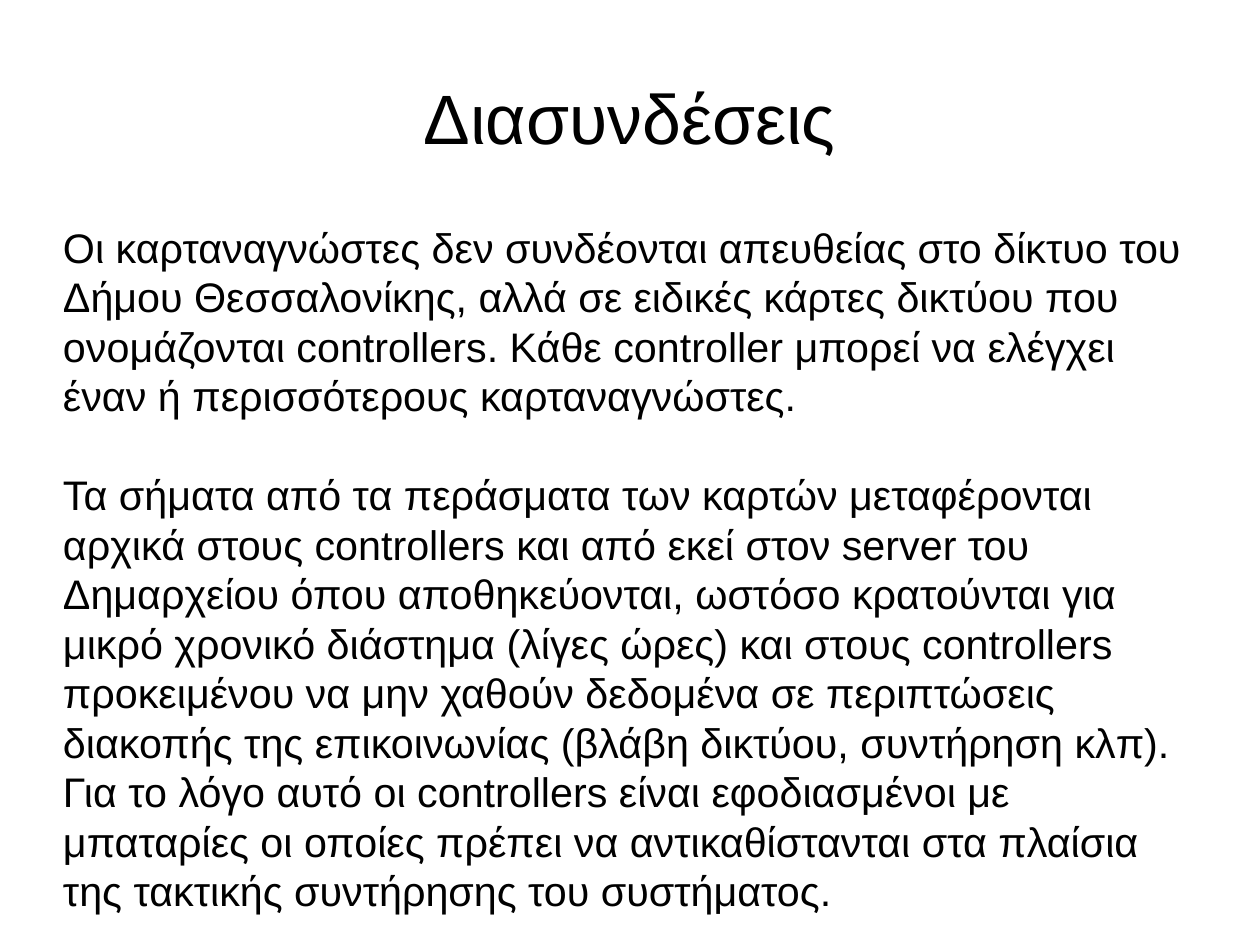
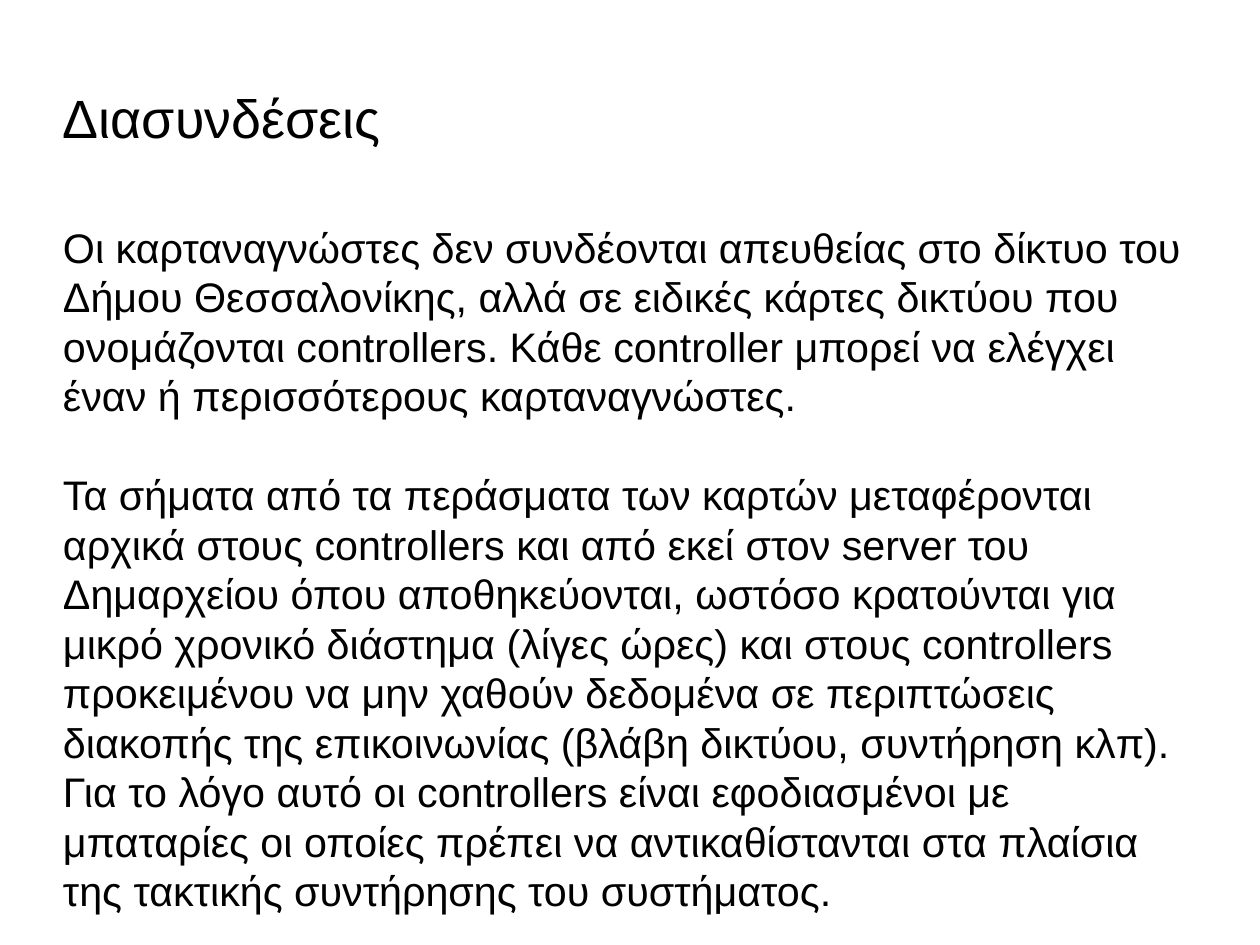
Before and after one commit to panos1962/letrak, a slide deck: slide 4 of misc/isagogi.odp. Drawn at 1260x945 pixels with LibreOffice and Linux fonts; fonts in the diff are those of the drawing; background and template pictures are left out. Boxes give left, top, right and bottom in pixels: in the first picture for what was removed or moved away, otherwise in the second. Text is boxed around its words. In the diff, an @@ line names an element or a change of style, - is before the commit and + after.

```diff
--- a/misc/isagogi.odp
+++ b/misc/isagogi.odp
@@ title "Διασυνδέσεις": place and size @@
-title "Διασυνδέσεις" at [424,91,836,156]
+title "Διασυνδέσεις" at [63,97,381,147]
@@ title "Διασυνδέσεις" at [63,97,381,147]: size 44 to 33.9 pt; alignment centre to left @@
```
Also in this commit, not shown: 7 other slides changed, 1 slide added.
